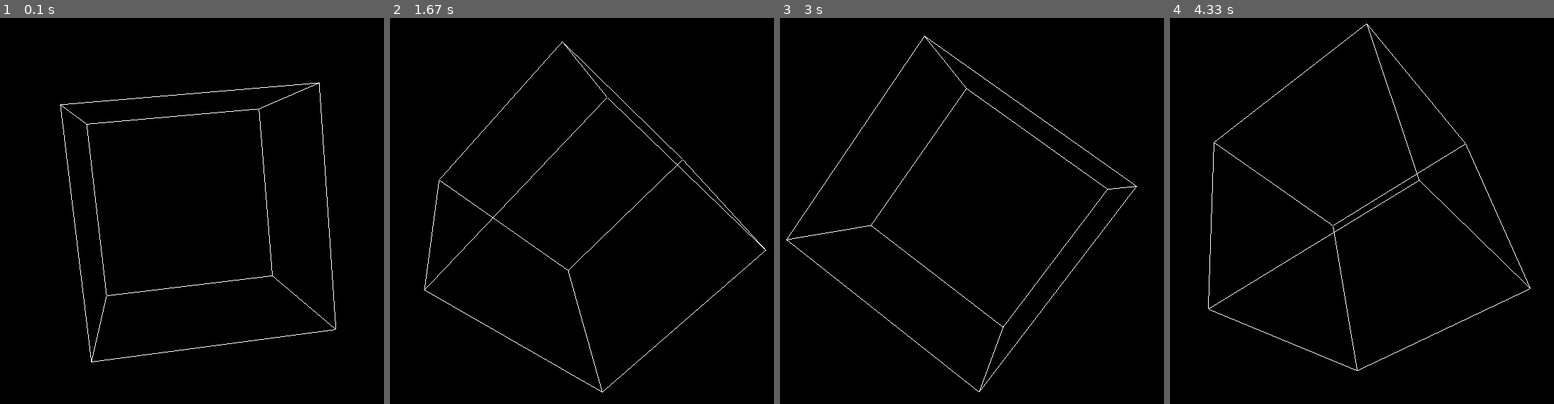
Above: before the commit, frames 1-4 (left to right).
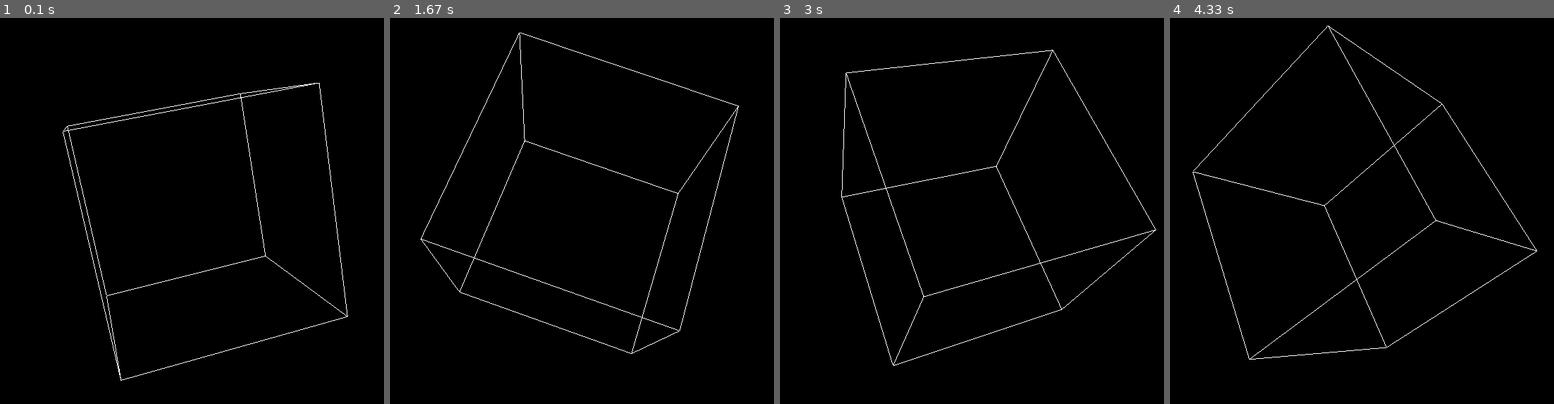
Above: after the commit, the same moments.

Repository: antonioam82/ejercicios-python
Game: pygame game, started from manipulate_cube_rotation.py
Two runs of this game, one before a commit and one after it. Both use one fixed random seed, a clock stepped at 60 frames per second and the inputs below.
Inputs:
- Up to frame 1 (0.1 s): no input
- Up to frame 2 (1.67 s): tap V at 0.33, 1.65 s; hold Right 0.67-1.13 s; tap B at 0.82 s; hold Up 1.17-1.47 s; hold Right from 1.5 s (still down)
- Up to frame 3 (3 s): release Right at 1.97 s; hold Left 2-2.53 s; tap B at 2.15 s; hold Down 2.57-2.87 s; hold Left from 2.9 s (still down)
- Up to frame 4 (4.33 s): tap V at 3.05 s; release Left at 3.3 s; hold Up 3.33-3.7 s; tap B at 3.48 s; hold Right from 3.73 s (still down)

The runs differ from the first frame. In frame 1, 1.7% of the frame differs, in the area x 15-91%, y 16-94%; in frame 2, 1.6%; in frame 3, 1.6%; in frame 4, 1.7%.

Commit message:
Update manipulate_cube_rotation.py

Diff:
--- a/manipulate_cube_rotation.py
+++ b/manipulate_cube_rotation.py
@@ -51,6 +51,7 @@
     x=1
     y=1
     z=1
+    m=2
     #c=0
     while True:
         for event in pygame.event.get():
@@ -74,8 +75,12 @@
                     x=1
                     y=1
                     z=1
+                if event.key == pygame.K_v:
+                    m+=1
+                if event.key == pygame.K_b:
+                    m-=1
 
-        glRotatef(1, x, y, z)#(1, 3, 1, 1)
+        glRotatef(m, x, y, z)#(1, 3, 1, 1)
         glClear(GL_COLOR_BUFFER_BIT|GL_DEPTH_BUFFER_BIT)
         #b+=0.001
         #c+=1
